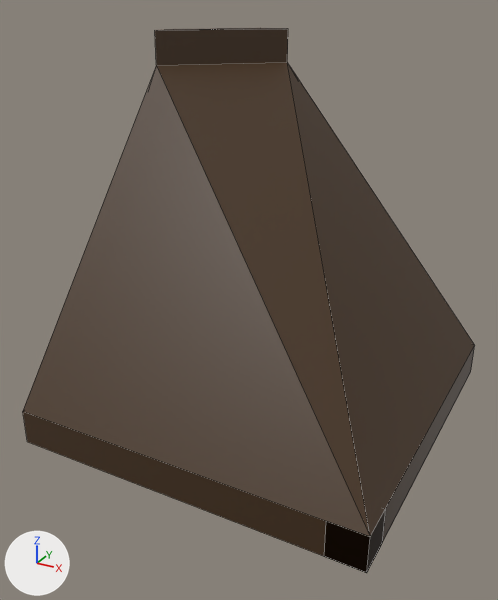
One commit to the Blender file models/structures/roof/roof_corner.blend: the scene before it, then after it.
The view is the same before and after, from a 50 mm lens placed at (0.823, -1.616, 1.141), pointed at (-0.019, -0.085, 0.376). The axes (+X, +Y, +Z) are drawn at lower left. The lights are the same throughout. The first picture is the older version. Mesh edges are drawn as thin lines.

Names of what the first picture shows: 'Top'.
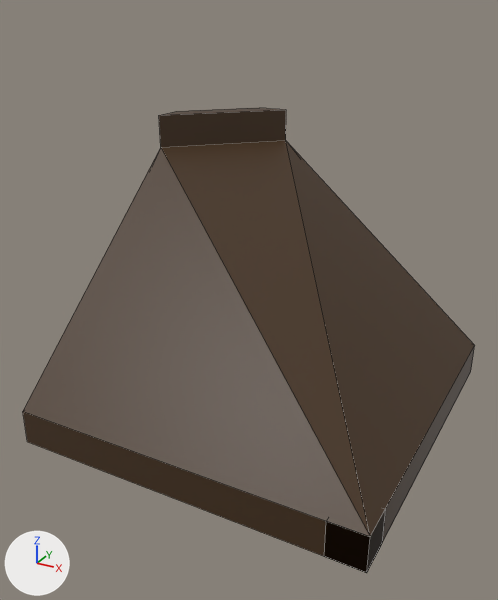
Commit message: Fix roof slopes

Boxes [x1, y1, x2, y2] around the edits, measured in the pictures (498 x 600 px; the box of a moved part takes in the faces that stretch with it):
'Top', reshaped (15% shorter): before [23, 28, 475, 573]; after [23, 108, 475, 573]
part 1 of me_cube_001, moved or reshaped: before [23, 28, 475, 537]; after [23, 108, 475, 537]

The edits, one by one:
me_cube_001 is used by ob_top; location (0.0, 0.0, 0.0).
Before the commit, vertices of me_cube_001: 0 (-0.5, 0.2, 0.95) at pixel (156, 65), 9 (-0.2, 0.5, 0.95) at pixel (287, 62), 16 (-0.5, 0.2, 1.05) at pixel (154, 30), 17 (-0.2, 0.5, 1.05) at pixel (288, 28), 18 (-0.5, 0.2, 1.05) at pixel (154, 30).
Before the commit, vertices of me_cube_001: 19 (-0.2, 0.5, 1.05) at pixel (288, 28), 20 (-0.5, 0.3, 1.05) at pixel (173, 29), 21 (-0.3, 0.5, 1.05) at pixel (260, 28).
me_cube_001 had 22 vertices, 20 faces and spanned x -0.5..0.5, y -0.5..0.5, z 0.0..1.05.
me_cube_001 now has 22 vertices, 20 faces and spans x -0.5..0.5, y -0.5..0.5, z 0.0..0.8.
Part 1, on me_cube_001:
Vertices 0, 9, 16 to 21 of me_cube_001 move by (0.0, 0.0, -0.25).
